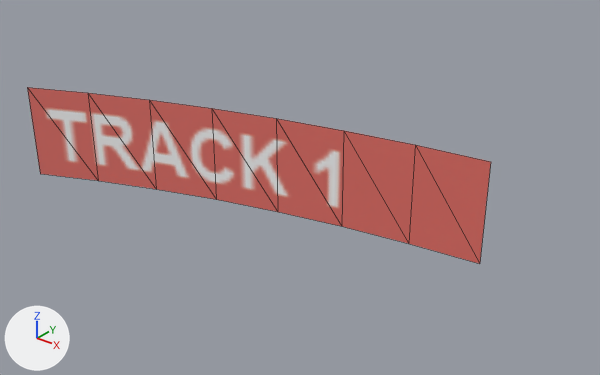
A saved change to the glTF model Track/models/menu/track1_selected.glb.
One viewpoint serves both versions: a camera (50 mm lens) standing at (0.69, 4.144, 4.29) and looking at (-1.577, 6.979, 2.532). The lights are fixed; the arrows at lower left show +X, +Y and +Z. Mesh edges are drawn as thin lines. Where no turn or scale is listed for an object, it has been applied to the vertices.

The first picture shows 'track1_selected'.
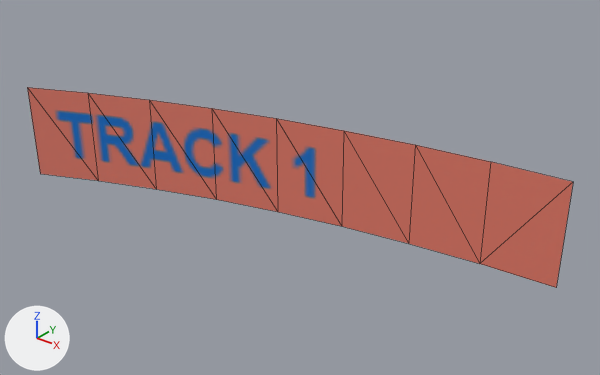
What the commit changed:
Picture '3D_UI_menus_selected' (img_3d_ui_menus_selected) is new.
Material 'UI3D.002' (mat_ui3d_002) is new.
Its texture is img_3d_ui_menus_selected (with its transparency).
me_cylinder_008 is used by ob_track1_selected; location (0.0, 0.0, 2.577).
Verts and faces of me_cylinder_008; kept vertices keep their numbers, new ones are numbered from 16.
Before the commit, vertices of me_cylinder_008: 14 (-0.71, 7.21, 0.25) at pixel (490, 161), 15 (-0.71, 7.21, -0.25) at pixel (479, 263).
me_cylinder_008 had 16 vertices, 14 faces and spanned x -3.1..-0.71, y 6.54..7.21, z -0.25..0.25.
me_cylinder_008 now has 18 vertices, 16 faces and spans x -3.1..-0.36, y 6.54..7.23, z -0.25..0.25.
Part 1, on me_cylinder_008:
New vertex 16 is at (-0.36, 7.23, 0.25), pixel (573, 181).
New vertex 17 is at (-0.36, 7.23, -0.25), pixel (556, 287).
New faces: (14, 15, 16), (15, 17, 16).
me_cylinder_008 part 2: 14 faces spanning x -3.1..-0.71, y 6.54..7.21, z -0.25..0.25 switch from mat_ui3d_001 (picture img_ui2) to mat_ui3d_002 (picture img_3d_ui_menus_selected).

Pixel boxes (x1, y1, x2, y2) of what changed, in the pictures (600 x 375 px):
'track1_selected', reshaped (18% wider, 13% taller)
    before: (27, 87, 491, 264)
    after: (27, 87, 573, 288)
part 1 of me_cylinder_008, added (brown)
    after: (480, 162, 573, 288)
part 2 of me_cylinder_008, recoloured
    both: (43, 105, 491, 264)
